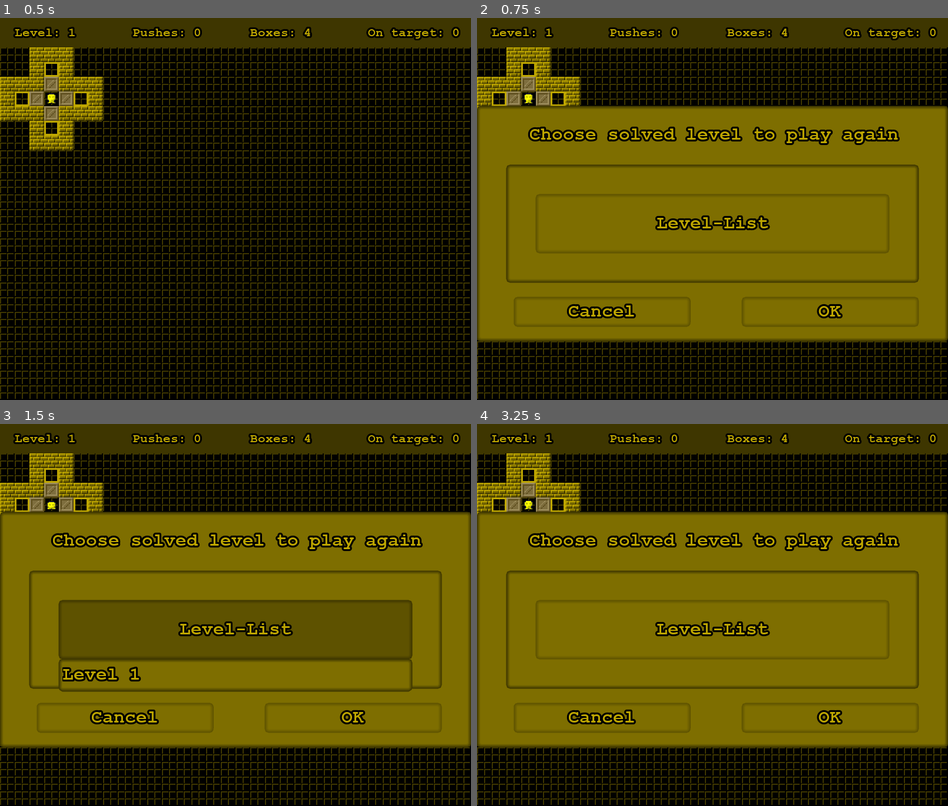
Above: before the commit, frames 1-4 (two rows, left to right).
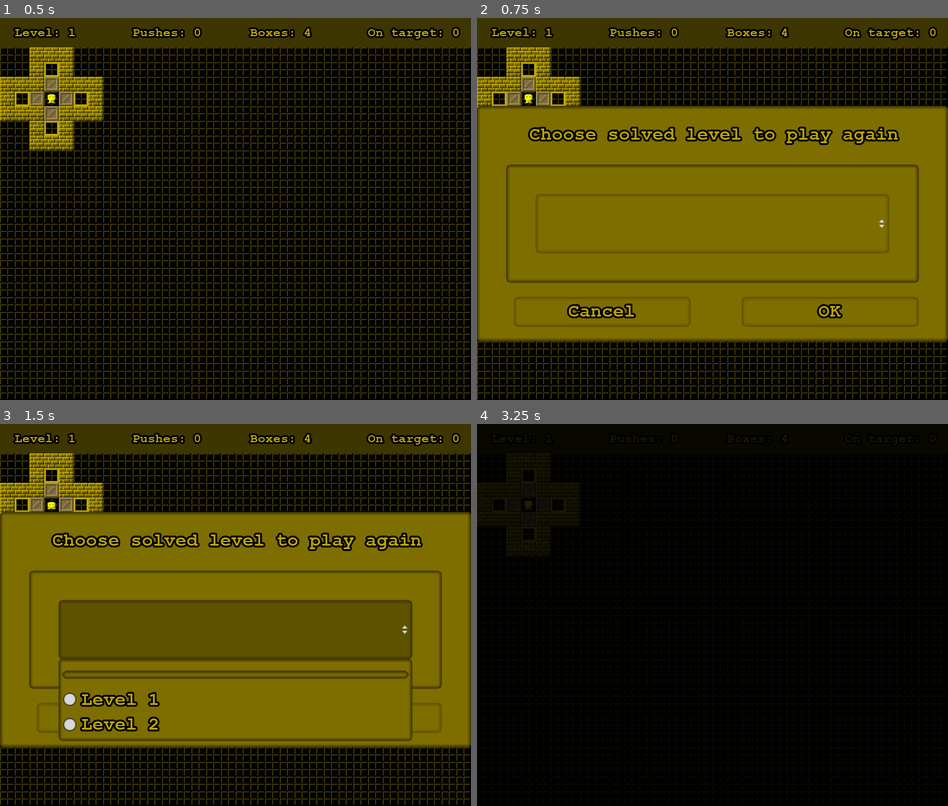
Above: after the commit, the same moments.

Repository: Drachenbauer/Sokoban
Game: Godot game, scene res://scenes/Game.tscn
Same seed, same stepped clock (60 frames per second), same inputs: the game is played once before the commit and once after it.
Inputs (mouse positions are in pixels of both pictures, inside the frame that each line leads up to):
- Up to frame 1 (0.5 s): no input
- Up to frame 2 (0.75 s): tap L (level) at 0.6 s
- Up to frame 3 (1.5 s): click (235, 630) at 1.25 s, where only the run before the commit has a clickable "Level-List"
- Up to frame 4 (3.25 s): click (712, 630) at 2.02 s; click "OK" at 2.75 s

Frame 1 is identical in both runs. In frame 2, 0.7% of the frame differs, in the area x 37-87%, y 51-56%; in frame 3, 4.9%; in frame 4, 76%, in the area x 0-100%, y 0-100%.
Error after the commit: Invalid call to function 'set_item_disabled' in base 'OptionButton'. Expected 2 arguments.

Commit message:
Update LevelPanel.tscn

Diff:
--- a/scenes/LevelPanel.tscn
+++ b/scenes/LevelPanel.tscn
@@ -7,23 +7,28 @@
 script/source = "extends Control
 
 # Declare member variables here. Examples:
-onready var level_button = $Panel/Panel2/MenuButton
+onready var level_button = $Panel/Panel2/DropDownButton
 
 var selected_level = G.level
 
 
 # Called when the node enters the scene tree for the first time.
 func _ready():
-	var popup = level_button.get_popup()
+	level_button.add_separator()
 	var j = 0
-	for i in range(G.highest_reached_level):
+
+	for i in range(G.MAPS.size()):
 		j = i + 1
-		popup.add_item(\"Level %s\" % j, i)
-	popup.connect(\"id_pressed\", self, \"_on_item_pressed\")
+		level_button.add_item(\"Level %s\" % j)
+
+		if j > G.highest_reached_level:
+			level_button.set_item_disabled(true)
+
+	level_button.select(G.level)
 
 
-func _on_item_pressed(id):
-	selected_level = id + 1
+func _on_DropDownButton_item_selected(idx):
+	selected_level = idx
 
 
 func _on_ButtonOK_pressed():
@@ -70,16 +75,11 @@
 theme = ExtResource( 2 )
 custom_styles/panel = ExtResource( 1 )
 
-[node name="MenuButton" type="MenuButton" parent="Panel/Panel2"]
+[node name="DropDownButton" type="OptionButton" parent="Panel/Panel2"]
 margin_left = 32.0
 margin_top = 32.0
 margin_right = 416.0
 margin_bottom = 96.0
-rect_pivot_offset = Vector2( 544, -168 )
-mouse_default_cursor_shape = 2
-theme = ExtResource( 2 )
-text = "Level-List"
-flat = false
 
 [node name="ButtonCancel" type="Button" parent="Panel"]
 margin_left = 40.0
@@ -99,5 +99,6 @@
 theme = ExtResource( 2 )
 text = "OK"
 
+[connection signal="item_selected" from="Panel/Panel2/DropDownButton" to="." method="_on_DropDownButton_item_selected"]
 [connection signal="pressed" from="Panel/ButtonCancel" to="." method="_on_ButtonCancel_pressed"]
 [connection signal="pressed" from="Panel/ButtonOK" to="." method="_on_ButtonOK_pressed"]
